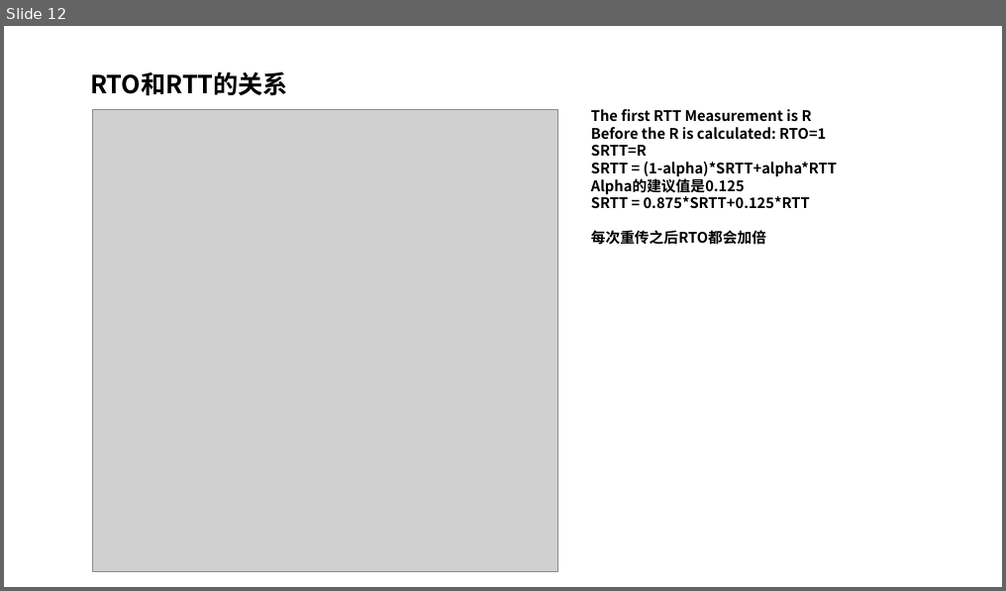
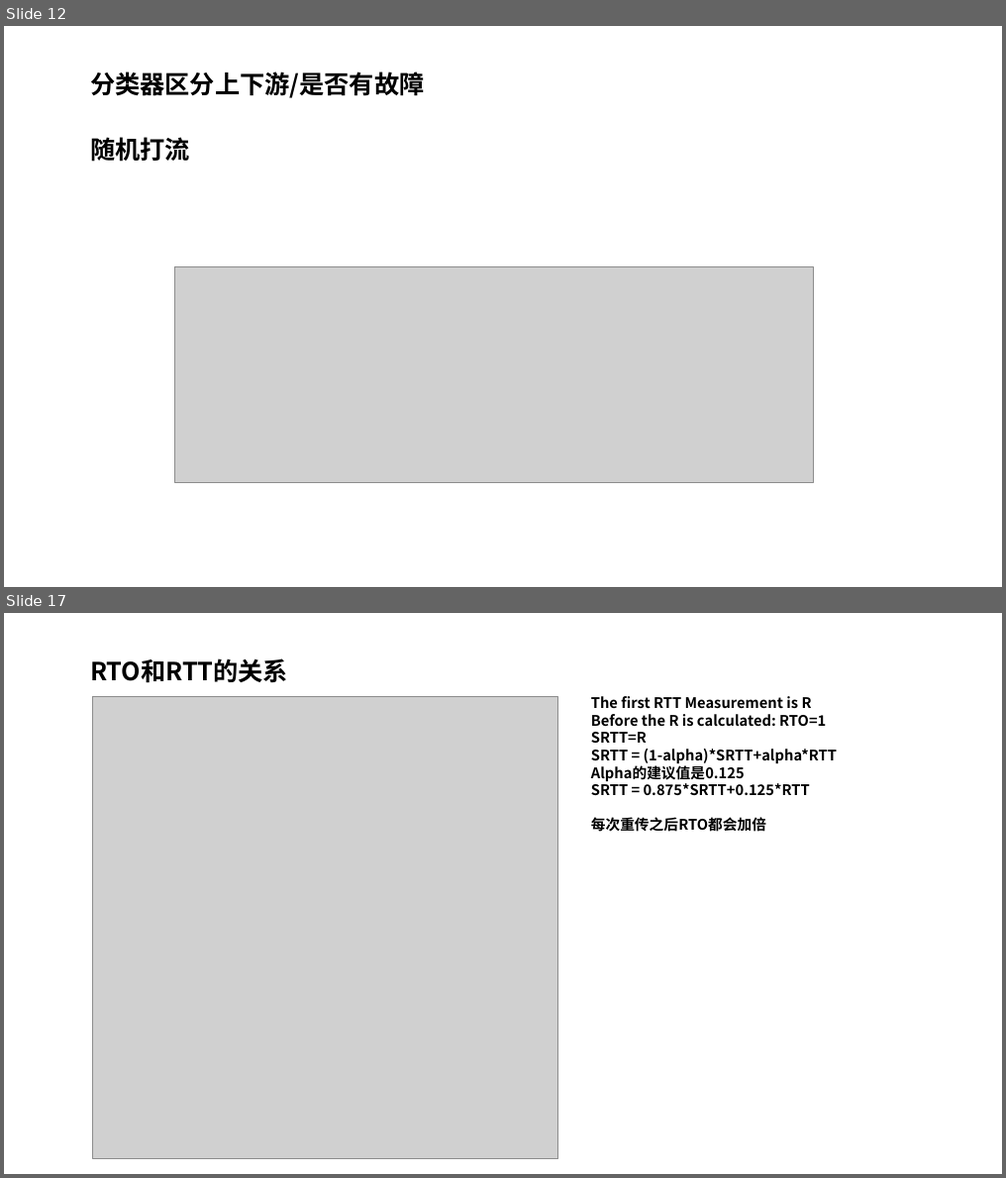
Before and after one commit to xjywhu/failure-localization-paper, a slide deck: 实验设计.pptx. Shown one above the other, each under a label of ours: slide 12 before the commit, slides 12 and 17 after it; the slides between them are not shown. The pictures are 1006x591 and 1006x1178 pixels, drawn with LibreOffice and Linux fonts; fonts in the diff are those of the drawing; grey boxes stand for pictures. Boxes give left, top, right and bottom in pixels: in the first picture for what was removed or moved away, otherwise in the second. Text is boxed around its words. In the diff, an @@ line names an element or a change of style, - is before the commit and + after.

```diff
--- a/实验设计.pptx
+++ b/实验设计.pptx
@@ slide 12 added at bbox=[4, 26, 1002, 587], background #FFFFFF @@
@@ text added at bbox=[90, 72, 424, 98], 24 pt, text #000000, bold @@
+分类器区分上下游/是否有故障
@@ text added at bbox=[90, 137, 190, 162], 24 pt, text #000000, bold @@
+随机打流
@@ picture added at bbox=[174, 267, 814, 482] @@
@@ what was slide 12 is now slide 17 @@
```
Also in this commit, not shown: 4 other slides added, 8 other files.
